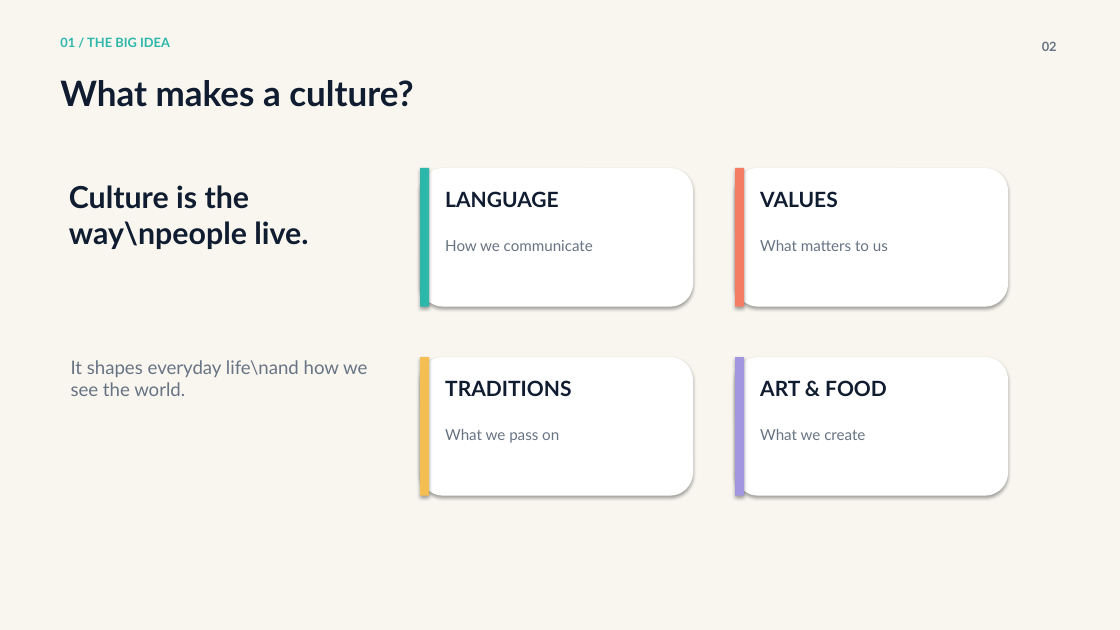
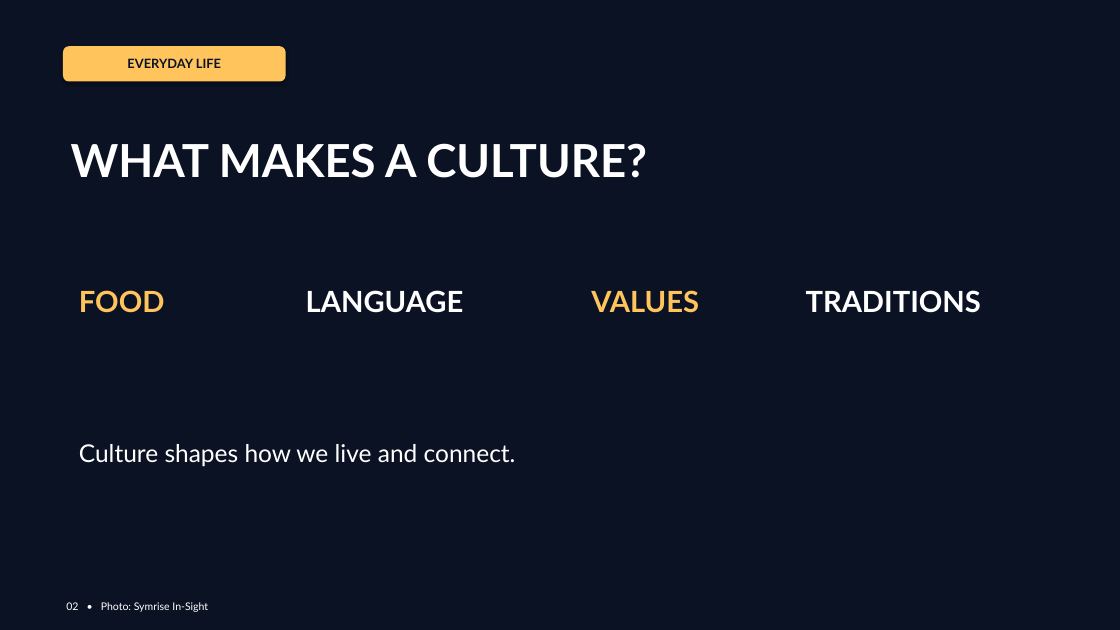
Before and after one commit to pctaha501-create/werhtjk, a slide deck: slide 2 of lectures/Cultural_Differences_Lecture.pptx. Drawn at 1120x630 pixels with LibreOffice and Linux fonts; fonts in the diff are those of the drawing; background and template pictures are left out; a plain dark background stands for a picture behind light text. Boxes give left, top, right and bottom in pixels: in the first picture for what was removed or moved away, otherwise in the second. Text is boxed around its words. In the diff, an @@ line names an element or a change of style, - is before the commit and + after.

```diff
--- a/lectures/Cultural_Differences_Lecture.pptx
+++ b/lectures/Cultural_Differences_Lecture.pptx
@@ background #F8F6EF to picture (left out) @@
@@ rectangle added at <box>0,0,1120,630</box>, fill #0A1223 @@
@@ text removed at <box>60,37,170,47</box> @@
-01 / THE BIG IDEA
@@ rounded rectangle added at <box>63,46,286,82</box>, fill #FFC45C, 11 pt, text #0A1223, bold @@
+EVERYDAY LIFE
@@ text removed at <box>1042,41,1057,51</box> @@
-02
@@ text at <box>71,143,647,178</box>: text changed; size 30 to 39 pt; text colour #101C30 to #FFFFFF @@
-What makes a culture?
+WHAT MAKES A CULTURE?
@@ rounded rectangle removed at <box>420,168,693,307</box> @@
@@ rectangle removed at <box>420,168,429,307</box> @@
@@ rounded rectangle removed at <box>735,168,1008,307</box> @@
@@ rectangle removed at <box>735,168,744,307</box> @@
@@ text removed at <box>69,185,308,249</box> @@
-Culture is the way\npeople live.
@@ text removed at <box>760,240,888,251</box> @@
-What matters to us
@@ vertical alignment middle to top in 3 elements at <box>71,143,647,178</box>, <box>79,444,516,467</box>, <box>79,290,164,313</box> @@
@@ text at <box>79,290,164,313</box>: text changed; size 18 to 25 pt; text colour #101C30 to #FFC45C @@
-ART & FOOD
+FOOD
@@ text "LANGUAGE": place and size @@
-text "LANGUAGE" at <box>445,191,559,207</box>
+text "LANGUAGE" at <box>306,290,464,313</box>
@@ text "LANGUAGE" at <box>306,290,464,313</box>: size 18 to 25 pt, text colour #101C30 to #FFFFFF; vertical alignment middle to top @@
@@ text "VALUES": place and size @@
-text "VALUES" at <box>760,191,838,207</box>
+text "VALUES" at <box>591,290,699,313</box>
@@ text "VALUES" at <box>591,290,699,313</box>: size 18 to 25 pt, text colour #101C30 to #FFC45C; vertical alignment middle to top @@
@@ text "TRADITIONS" at <box>806,290,981,313</box>: size 18 to 25 pt, text colour #101C30 to #FFFFFF; vertical alignment middle to top @@
@@ text "TRADITIONS": place and size @@
-text "TRADITIONS" at <box>445,380,571,396</box>
+text "TRADITIONS" at <box>806,290,981,313</box>
@@ rounded rectangle removed at <box>420,357,693,496</box> @@
@@ rectangle removed at <box>420,357,429,496</box> @@
@@ rounded rectangle removed at <box>735,357,1008,496</box> @@
@@ rectangle removed at <box>735,357,744,496</box> @@
@@ text removed at <box>71,360,367,396</box> @@
-It shapes everyday life\nand how we see the world.
@@ text at <box>79,444,516,467</box>: text changed; size 13 to 21 pt; text colour #687484 to #FFFFFF @@
-How we communicate
+Culture shapes how we live and connect.
@@ text removed at <box>445,429,559,443</box> @@
-What we pass on
@@ text removed at <box>760,429,865,440</box> @@
-What we create
@@ text added at <box>66,602,208,612</box>, 9 pt, text #FFFFFF @@
+02 • Photo: Symrise In-Sight
```
Also in this commit, not shown: 6 slides added, 6 slides removed.
